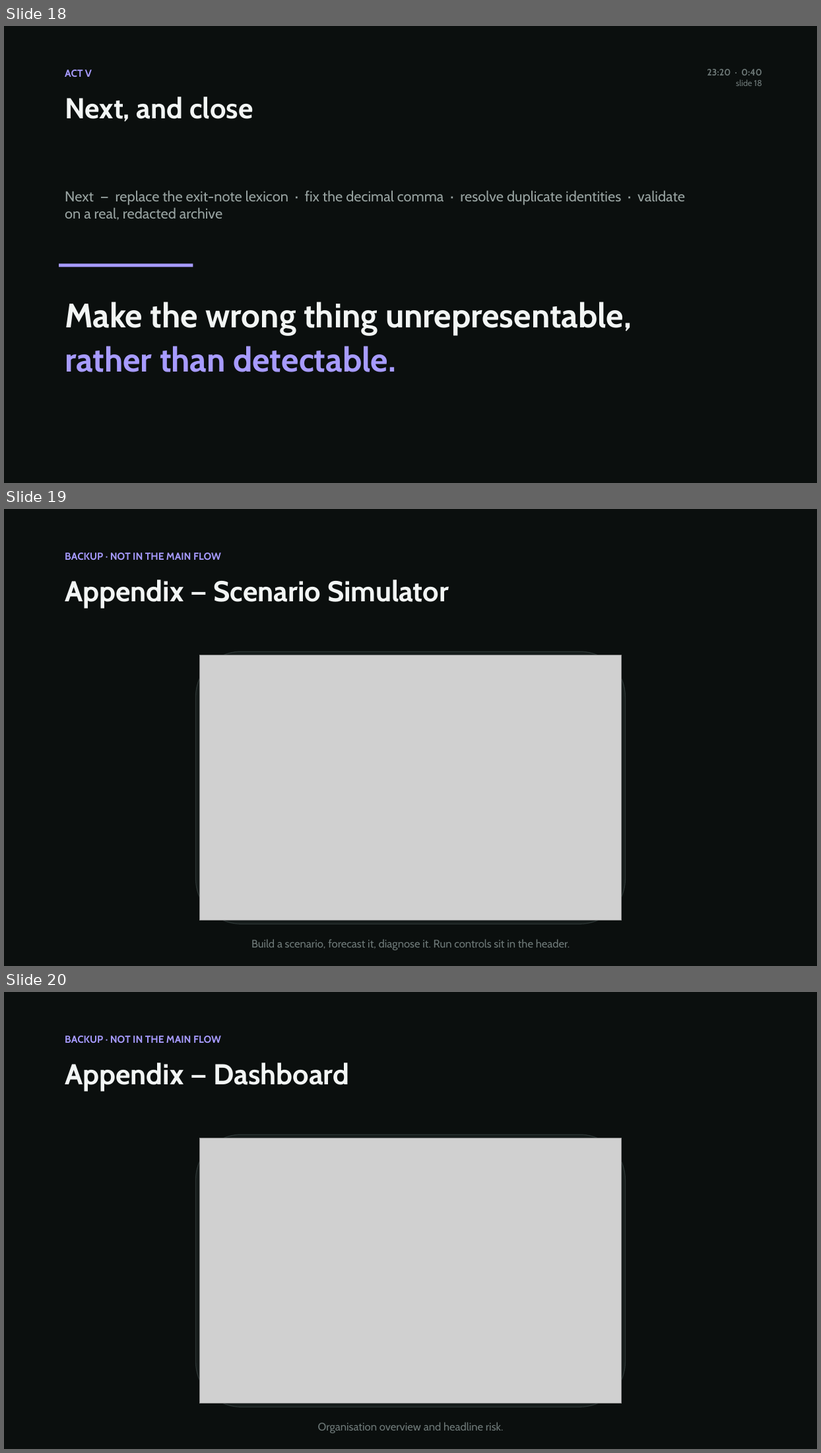
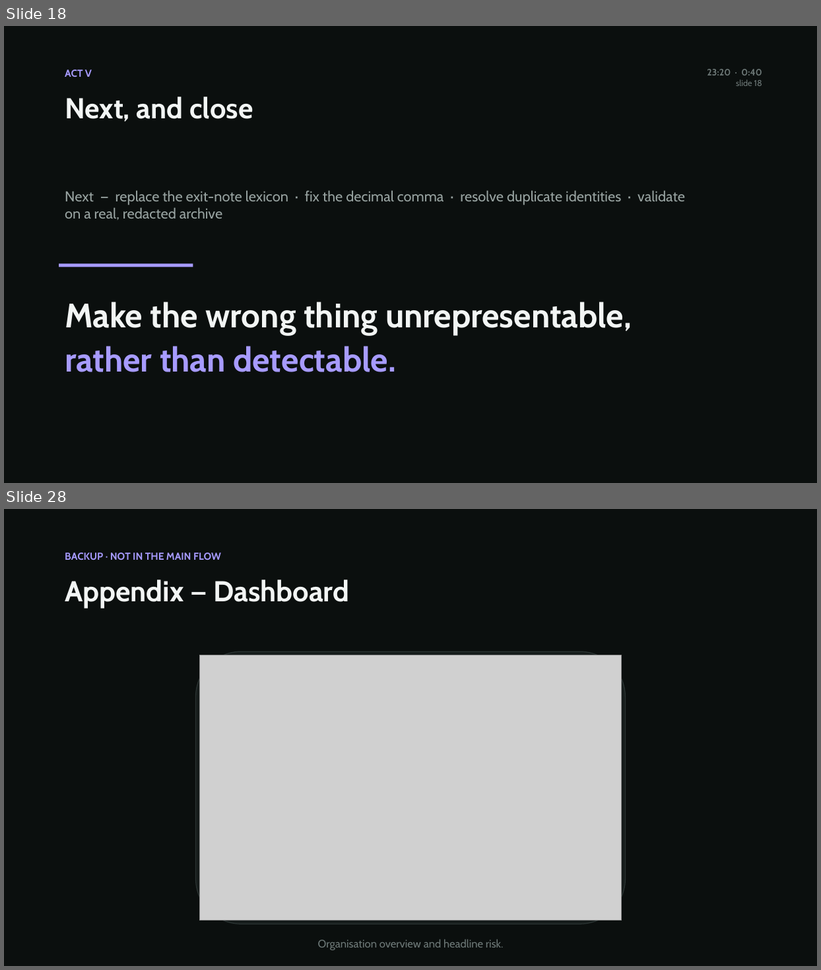
Before and after one commit to AzizKhayati1/companysim, a slide deck: docs/reading-the-paperwork.pptx. Shown one above the other, each under a label of ours: slides 18, 19 and 20 before the commit, slides 18 and 28 after it; the slides between them are not shown. The pictures are 821x1453 and 821x970 pixels, drawn with LibreOffice and Linux fonts; fonts in the diff are those of the drawing; grey boxes stand for pictures. Boxes give left, top, right and bottom in pixels: in the first picture for what was removed or moved away, otherwise in the second. Text is boxed around its words. In the diff, an @@ line names an element or a change of style, - is before the commit and + after.

```diff
--- a/docs/reading-the-paperwork.pptx
+++ b/docs/reading-the-paperwork.pptx
@@ slide 19 removed at bbox=[4, 509, 817, 966], background #0B0F0E @@
@@ text removed at bbox=[65, 553, 221, 560] @@
-BACKUP · NOT IN THE MAIN FLOW
@@ text removed at bbox=[65, 580, 449, 608] @@
-Appendix — Scenario Simulator
@@ rounded rectangle removed at bbox=[195, 652, 625, 924] @@
@@ picture removed at bbox=[199, 656, 621, 921] @@
@@ text removed at bbox=[252, 939, 570, 951] @@
-Build a scenario, forecast it, diagnose it. Run controls sit in the header.
@@ what was slide 20 is now slide 28 @@
```
Also in this commit, not shown: 1 slide changed, 9 slides added, 1 other slide removed, 12 other files.
